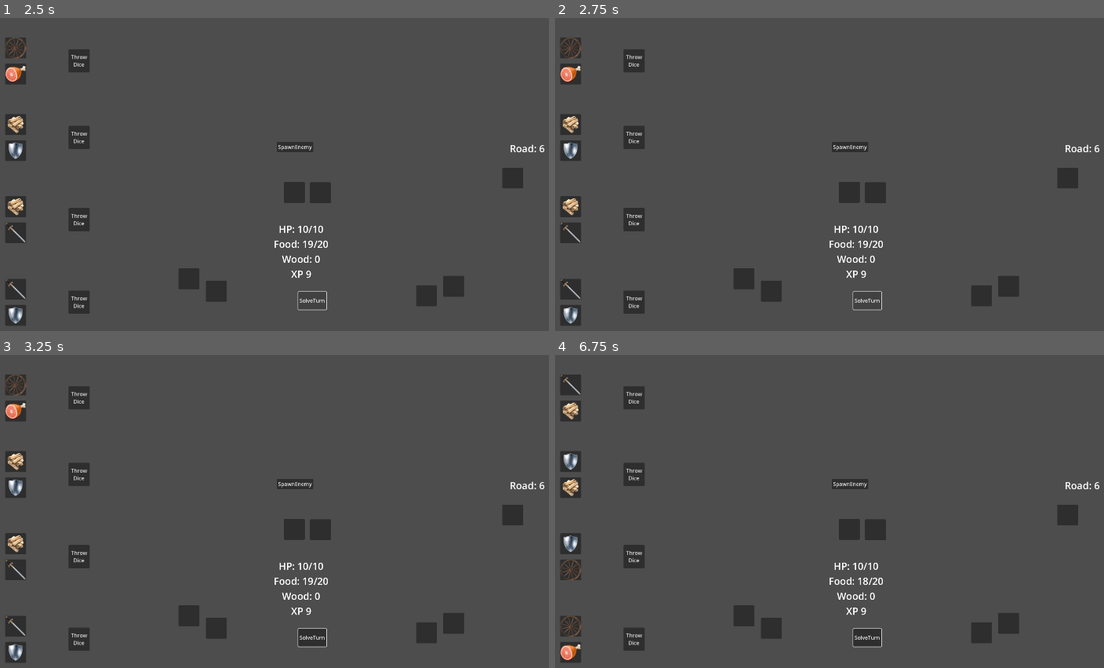
Above: before the commit, frames 1-4 (two rows, left to right).
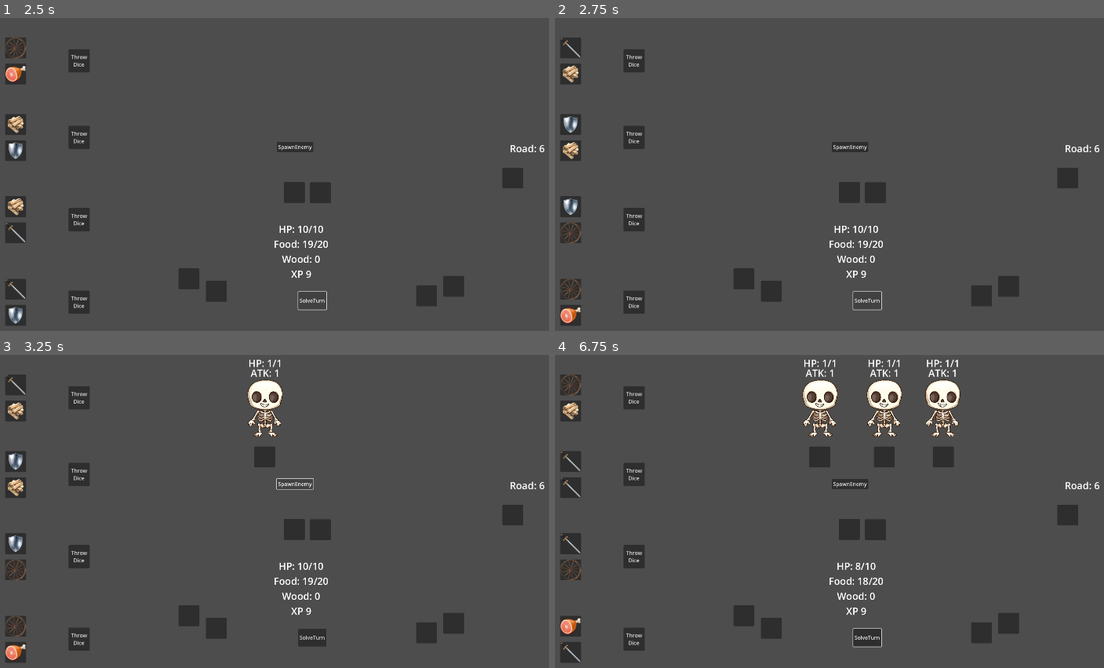
Above: after the commit, the same moments.

Repository: Sugo98/godot-77
Game: Godot game, scene res://game_logic/game_manager.tscn
Same seed, same stepped clock (60 frames per second), same inputs: the game is played once before the commit and once after it.
Inputs:
- Up to frame 1 (2.5 s): click "START GAME" at 0.5 s; click "Throw Dice" at 1.25 s; click "SolveTurn" at 2 s
- Up to frame 2 (2.75 s): no input
- Up to frame 3 (3.25 s): click "SpawnEnemy" at 2.75 s
- Up to frame 4 (6.75 s): click "Throw Dice" at 3.5 s; click "SpawnEnemy" at 4.25 s; click "SolveTurn" at 5 s; click "Throw Dice" at 5.75 s; click "SpawnEnemy" at 6.5 s

Frame 1 is identical in both runs. In frame 2, 0.9% of the frame differs, in the area x 1-5%, y 6-98%; in frame 3, 2.1%; in frame 4, 4.1%, in the area x 1-74%, y 1-99%.

Commit message:
basic text_feedback for food

Diff:
--- a/dice_logic/dice.gd
+++ b/dice_logic/dice.gd
@@ -44,8 +44,9 @@
 func _process(_delta: float) -> void:
 	pass
 
-func free_all_faces():
+func free_all_slots():
 	for face in faces:
+		face.show()
 		var parent = face.get_parent()
 		if parent:
 			parent.remove_child(face)
@@ -56,14 +57,14 @@
 	add_faces_to_slots([result[0], result[1]])
 
 func add_faces_to_slots(f: Array[int]):
-	free_all_faces()
+	free_all_slots()
 	var child = 0
 	for i in f:
 		dice_slots.get_child(child).add_child(faces[i])
 		child += 1
 
 func load_for_merchant():
-	free_all_faces()
+	free_all_slots()
 	for i in range(6):
 		slots_for_merchant.get_child(i).add_child(faces[i])
 
--- a/dice_logic/dice_face.gd
+++ b/dice_logic/dice_face.gd
@@ -60,6 +60,7 @@
 			come_back_home()
 
 func come_back_home():
+	show()
 	if hero_owner == get_parent().hero_owner:
 		return
 	for slot in dice_owner.dice_slots.get_children():
--- a/game_logic/basic_level_logic.gd
+++ b/game_logic/basic_level_logic.gd
@@ -23,7 +23,7 @@
 @export var enemy_scene : PackedScene
 var heroes_manager : HeroesManager
 var active_enemies : Dictionary
-var basic_wait_time : float = 2.5
+var basic_wait_time : float = 0.5
 
 var data : LevelData
 var road : int
@@ -96,6 +96,8 @@
 		if slot.get_child_count() == 0:
 			continue
 		var face : DiceFace = slot.get_child(0)
+		Utils.create_text_feedback("+" + str(face.data.food) +" Food", slot.global_position)
+		face.hide()
 		heroes_manager.increase_food(face.data.food)
 		await wait_time(basic_wait_time)
 
@@ -112,7 +114,6 @@
 		if slot.get_child_count() == 0:
 			continue
 		var face : DiceFace = slot.get_child(0)
-		print( face.data.shield )
 		heroes_manager.increase_shield(face.data.shield)
 		heroes_manager.repair(face.data.wheel)
 		await wait_time(basic_wait_time)
@@ -186,9 +187,7 @@
 		danger_threshold == 1
 
 func wait_time(t):
-	print("timer start " + str(t))
 	animation_timer.set_wait_time(t)
 	animation_timer.start()
 	await animation_timer.timeout
-	print("timer_over")
 	return
--- a/game_logic/game_manager.gd
+++ b/game_logic/game_manager.gd
@@ -18,6 +18,7 @@
 
 # Called when the node enters the scene tree for the first time.
 func _ready() -> void:
+	Utils.main_canvas = main_canvas
 	check_warnings()
 	heroes_manager = heroes_manager_scene.instantiate()
 	main_menu =  main_menu_scene.instantiate()
--- /dev/null
+++ b/game_logic/text_feedback.gd
@@ -0,0 +1,24 @@
+class_name TextFeedback extends Label
+
+var up_to :int = 100
+var square_side = 64
+
+func _ready() -> void:
+	add_theme_font_size_override("font_size",30)
+	set_anchors_and_offsets_preset(Control.PRESET_CENTER)
+	set_horizontal_alignment(HORIZONTAL_ALIGNMENT_CENTER)
+	print("READY, ", position)
+
+func init(t : String, p : Vector2) -> void:
+	text = t
+	position = p
+	position.x -= (size.x - square_side) / 2
+	print("INIT ,", position)
+	do_the_animation()
+
+func do_the_animation():
+	var tween = get_tree().create_tween()
+	tween.tween_property(self, "position:y", position.y-up_to, 0.2)
+	tween.tween_property(self, "modulate:a", 0, 0.5)
+	await tween.finished
+	print("ANIMATION, ", position)
--- a/game_logic/utils.gd
+++ b/game_logic/utils.gd
@@ -1,4 +1,6 @@
 class_name GlobalUtils extends Node
+
+var main_canvas : CanvasLayer
 
 func random_pick( elements , probabilities ) :
 	var n = min(elements.size(), probabilities.size())
@@ -11,3 +13,8 @@
 		if k <= p[i]:
 			return elements[i]
 	return elements[0]
+
+func create_text_feedback(text : String, position : Vector2):
+	var new_feedback = TextFeedback.new()
+	main_canvas.add_child(new_feedback)
+	new_feedback.init(text, position)
